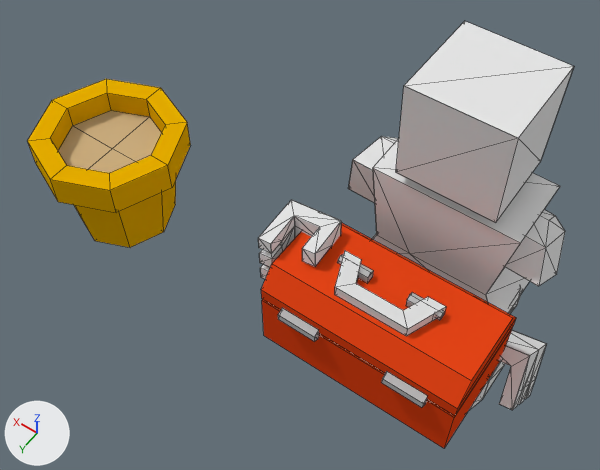
What one commit did to the Blender file scripts/processors/resources/processorItems.blend.
The view is the same before and after, from a camera (50 mm lens) standing at (-1.6, 2.26, 3.69) and looking at (0.2, -0.27, -0.28). The axes (+X, +Y, +Z) are drawn at lower left. The lights are the same throughout. Mesh edges are drawn as thin lines.

The scene before the commit, as lines of its bpy script (objects in view):
```python
me_cube = bpy.data.meshes.new('Cube')
me_cube.from_pydata(...)  # 152 vertices, 128 faces; spans x -0.6..0.6, y -0.35..0.359, z -0.5..0.17
# faces by material slot: [16, 76, 30, 6]
me_cube.materials.append(mat_blank)  # orange #e74518
me_cube.materials.append(mat_gray50)  # grey #bcbcbc
me_cube.materials.append(mat_gray75)  # light grey #e1e1e1
me_cube.materials.append(mat_black25)  # red #c40000
me_cube_061 = bpy.data.meshes.new('Cube.061')
me_cube_061.from_pydata(...)  # 51 vertices, 44 faces; spans x -0.48..0.48, y -0.48..0.48, z -0.4..0.35
# faces by material slot: [4, 40]
me_cube_061.materials.append(mat_blank_top)  # its picture is missing
me_cube_061.materials.append(mat_terracotta)  # yellow #e7ae00
me_player_base_mesh_042 = bpy.data.meshes.new('player_base_Mesh.042')
me_player_base_mesh_042.from_pydata(...)  # 709 vertices, 406 faces; spans x -1.38..0.17, y -1.56..1.01, z -0.21..1.07
me_player_base_mesh_042.materials.append(mat_none)  # white #e7e7e7
ob_flowerpot = bpy.data.objects.new('flowerpot', me_cube_061)
ob_flowerpot.location = (1.44, 0.0, -0.25)
ob_player_base_mesh_042 = bpy.data.objects.new('player_base_Mesh.042', me_player_base_mesh_042)
ob_player_base_mesh_042.location = (0.0, 0.0, 0.0)
ob_player_base_mesh_042.rotation_euler = (1.571, 0.0, 0.0)  # degrees (90, 0, 0)
ob_toolbox = bpy.data.objects.new('toolbox', me_cube)
ob_toolbox.location = (-0.56, 0.0, 0.0)
```
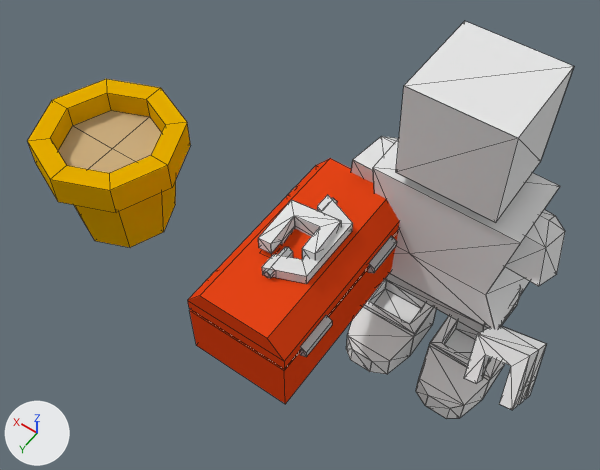
Commit message: Fix toolbox rotation

Pixel boxes (x1, y1, x2, y2) of what changed, in the pictures (600 x 470 px):
'toolbox', mesh turned, moved
    before: (261, 223, 516, 448)
    after: (188, 158, 400, 404)

Diff of the bpy script that builds the scene:
```diff
--- a/scripts/processors/resources/processorItems.blend.py
+++ b/scripts/processors/resources/processorItems.blend.py
@@ me_cube @@
 me_cube.from_pydata(...)  # 152 vertices, 128 faces; spans x -0.6..0.6, y -0.35..0.359, z -0.5..0.17
 # used by ob_toolbox; location = (-0.56, 0.0, 0.0)
+# me_cube part 1: the whole mesh is turned 90 degrees about the z axis through the mesh origin
 me_cube.materials.append(mat_blank)
@@ ob_toolbox @@
 ob_toolbox = bpy.data.objects.new('toolbox', me_cube)
-ob_toolbox.location = (-0.56, 0.0, 0.0)
+ob_toolbox.location = (0.0, 0.0, 0.0)
```
